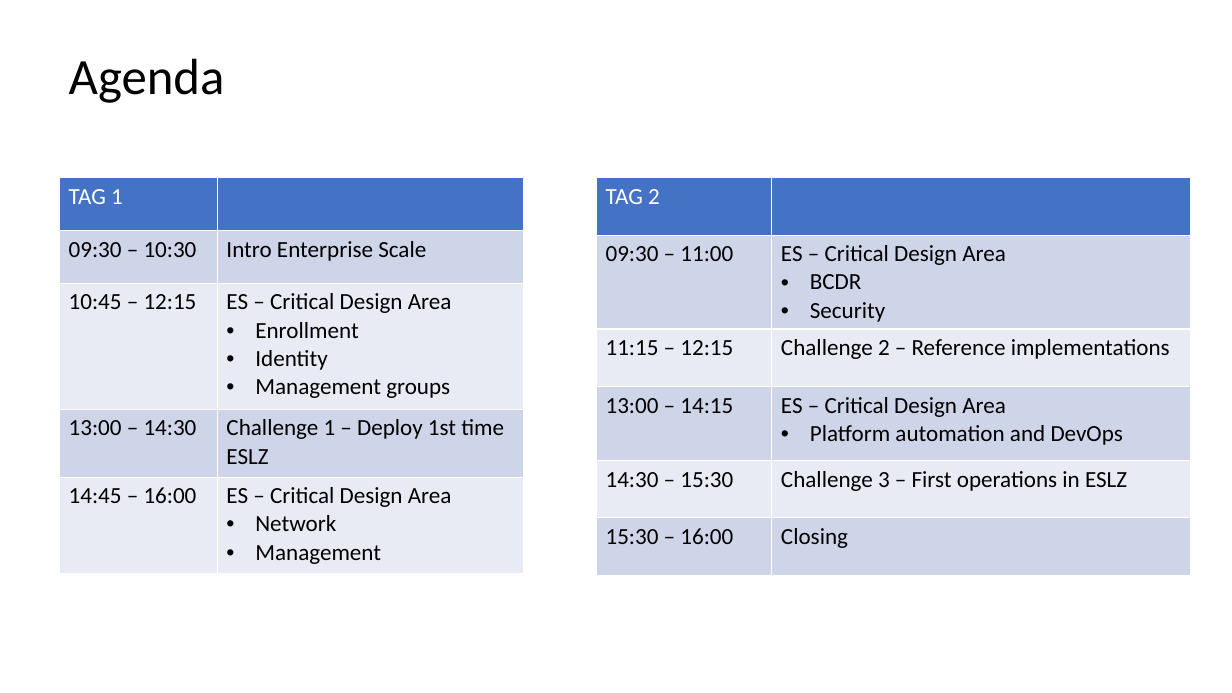
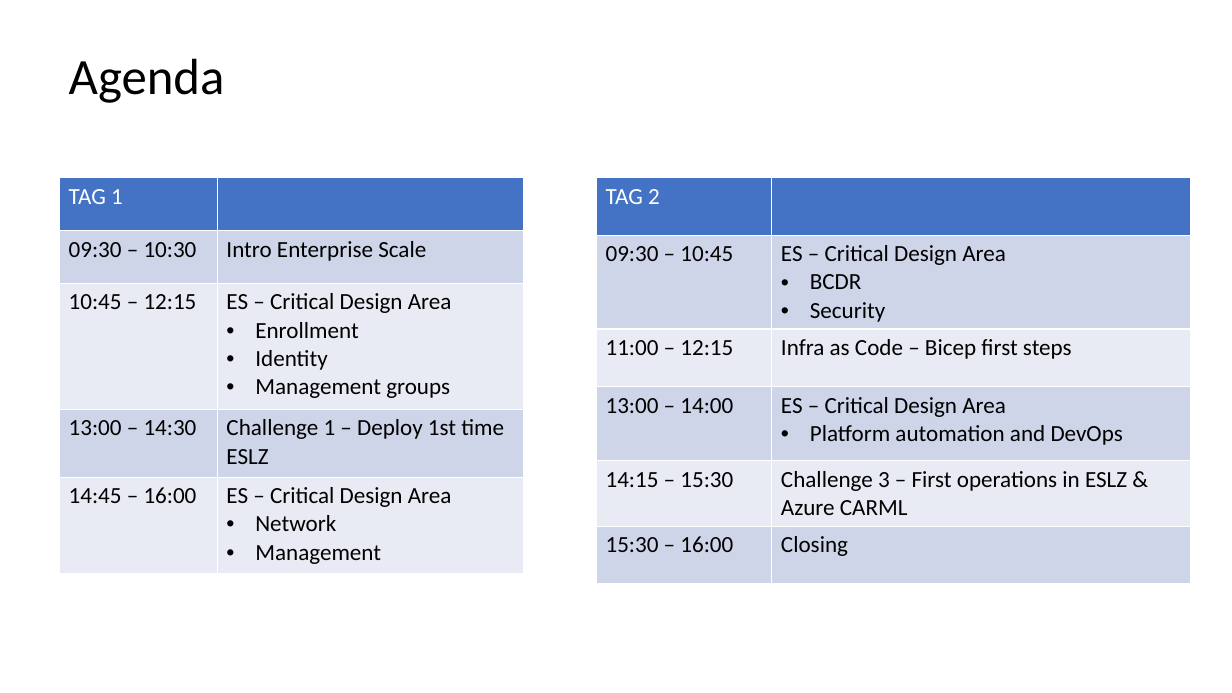
Before and after one commit to caf-expert/CAF-Hackathon-Advanced, a slide deck: slide 6 of CAF Hackathon Advanced - Walking Deck.pptx. Drawn at 1232x693 pixels with LibreOffice and Linux fonts; fonts in the diff are those of the drawing. Boxes give left, top, right and bottom in pixels: in the first picture for what was removed or moved away, otherwise in the second. Text is boxed around its words. In the diff, an @@ line names an element or a change of style, - is before the commit and + after.

Commit message:
updates...

```diff
--- a/CAF Hackathon Advanced - Walking Deck.pptx
+++ b/CAF Hackathon Advanced - Walking Deck.pptx
@@ table at (x1=596, y1=177, x2=1190, y2=581) @@
-row 2, column 1: 09:30 – 11:00
+row 2, column 1: 09:30 – 10:45
-row 3, column 1: 11:15 – 12:15
+row 3, column 1: 11:00 – 12:15
-row 3, column 2: Challenge 2 – Reference implementations
+row 3, column 2: Infra as Code – Bicep first steps
-row 4, column 1: 13:00 – 14:15
+row 4, column 1: 13:00 – 14:00
-row 5, column 1: 14:30 – 15:30
+row 5, column 1: 14:15 – 15:30
-row 5, column 2: Challenge 3 – First operations in ESLZ
+row 5, column 2: Challenge 3 – First operations in ESLZ & Azure CARML
```
Also in this commit, not shown: 1 other slide changed.
